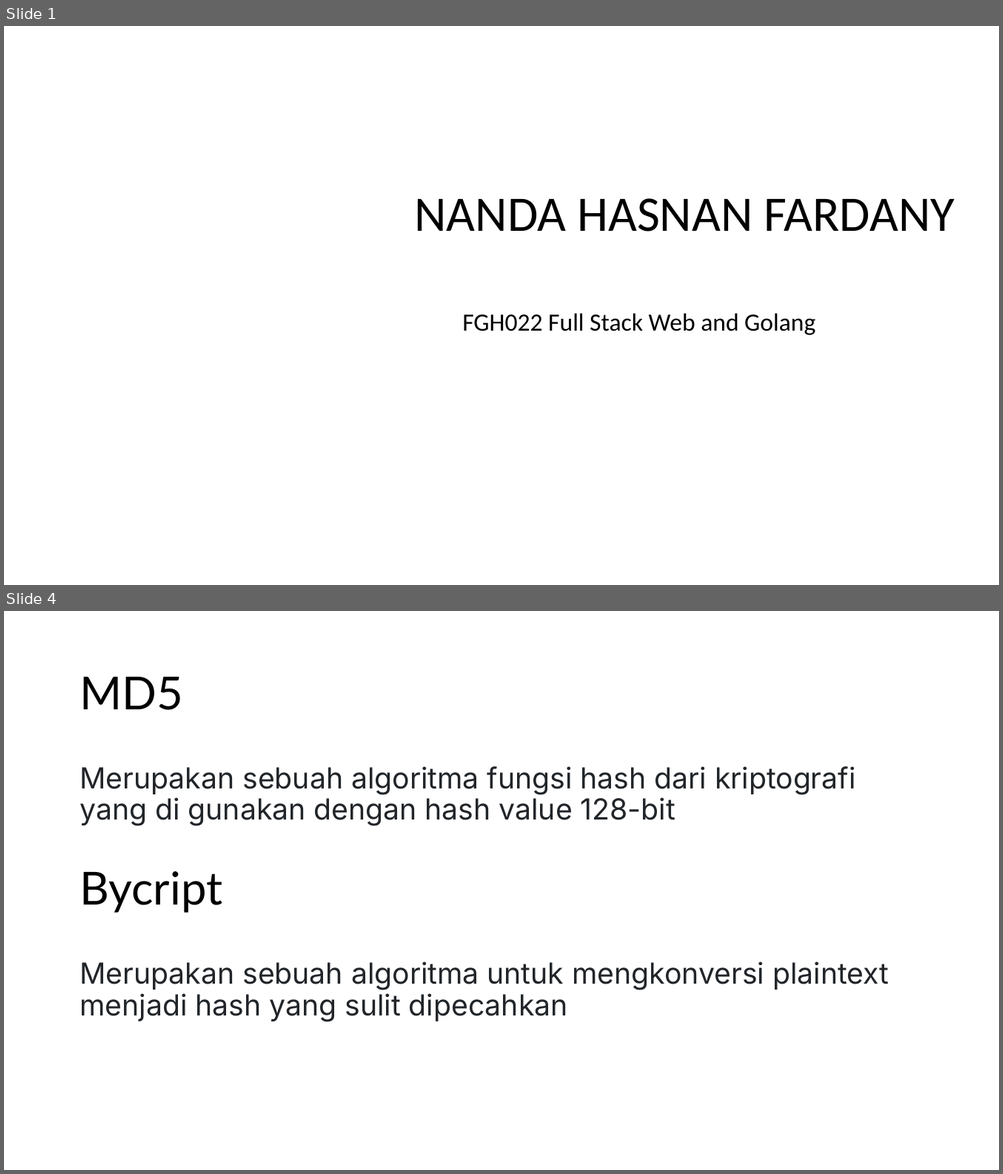
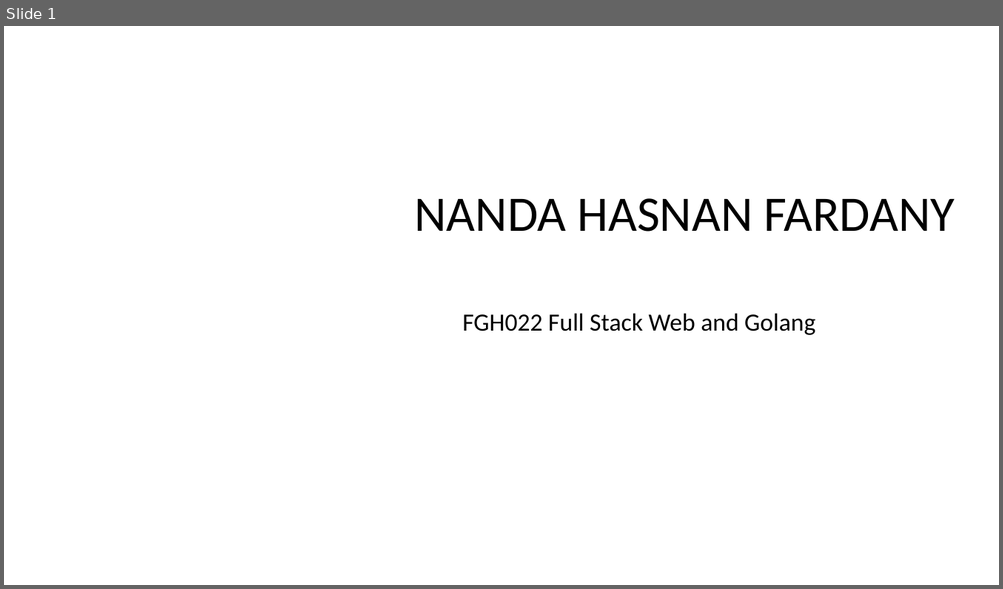
Before and after one commit to NandaHasnan/backend, a slide deck: ppt 2.pptx. Shown one above the other, each under a label of ours: slides 1 and 4 before the commit, slide 1 after it; the slides between them are not shown. The pictures are 1003x1174 and 1003x589 pixels, drawn with LibreOffice and Linux fonts; fonts in the diff are those of the drawing; background and template pictures are left out. Boxes give left, top, right and bottom in pixels: in the first picture for what was removed or moved away, otherwise in the second. Text is boxed around its words. In the diff, an @@ line names an element or a change of style, - is before the commit and + after.

```diff
--- a/ppt 2.pptx
+++ b/ppt 2.pptx
@@ slide 4 removed at (4, 611, 999, 1170), background #FFFFFF @@
@@ title removed at (79, 677, 183, 710) @@
-MD5
@@ text removed at (79, 766, 856, 826) @@
-Merupakan sebuah algoritma fungsi hash dari kriptografi yang di gunakan dengan hash value 128-bit
@@ text removed at (79, 871, 222, 913) @@
-Bycript
@@ text removed at (79, 962, 888, 1022) @@
-Merupakan sebuah algoritma untuk mengkonversi plaintext menjadi hash yang sulit dipecahkan
```
Also in this commit, not shown: 1 slide changed, 3 slides added, 2 other slides removed, 25 other files.
